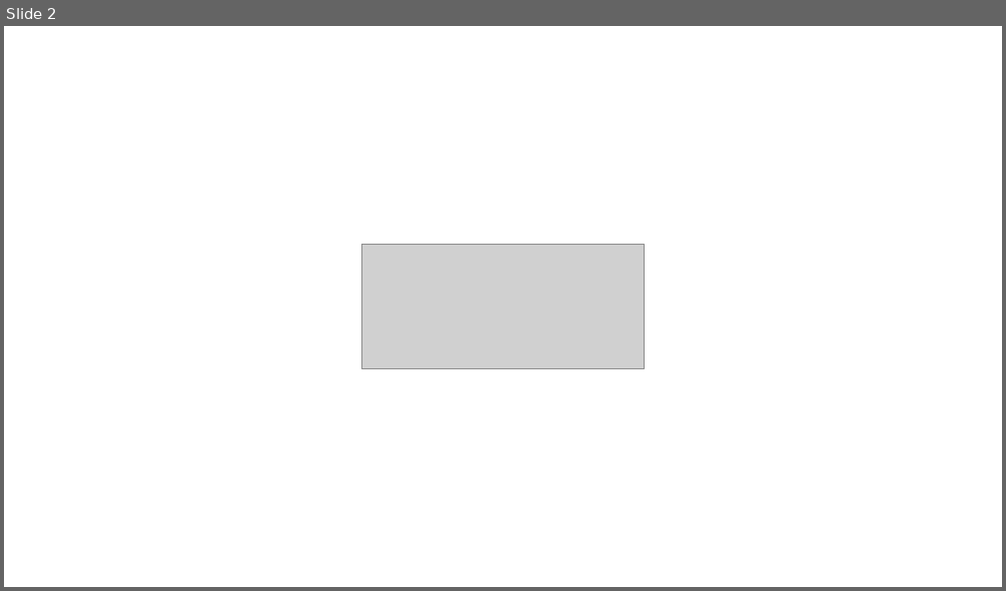
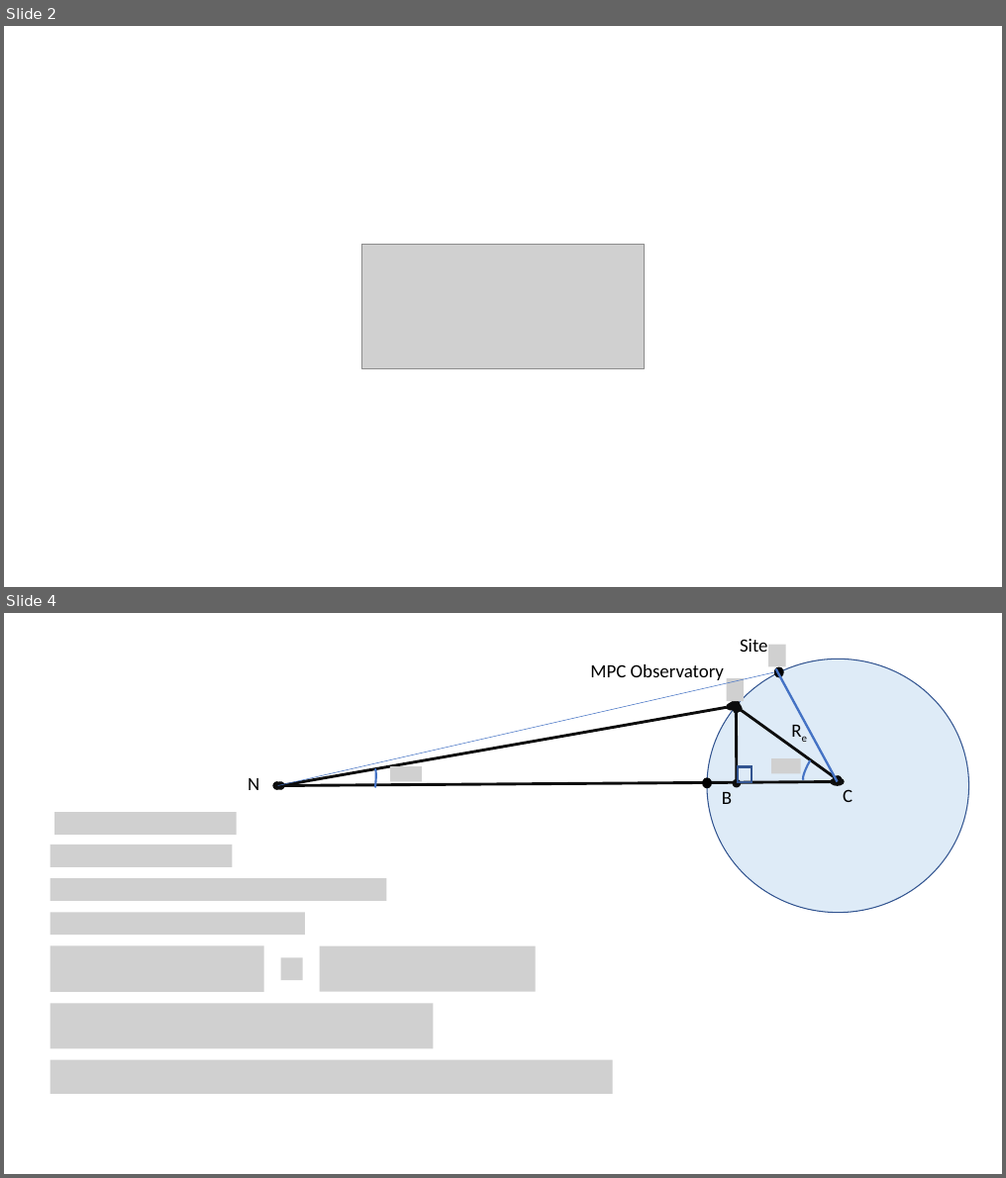
Before and after one commit to rrskybox/Hot-Pursuit, a slide deck: Hot Pursuit/IPS.pptx. Shown one above the other, each under a label of ours: slide 2 before the commit, slides 2 and 4 after it; the slides between them are not shown. The pictures are 1006x591 and 1006x1178 pixels, drawn with LibreOffice and Linux fonts; fonts in the diff are those of the drawing; grey boxes stand for pictures. Boxes give left, top, right and bottom in pixels: in the first picture for what was removed or moved away, otherwise in the second. Text is boxed around its words. In the diff, an @@ line names an element or a change of style, - is before the commit and + after.

```diff
--- a/Hot Pursuit/IPS.pptx
+++ b/Hot Pursuit/IPS.pptx
@@ slide 4 added at [4,613,1002,1174], background #FFFFFF @@
@@ text added at [740,639,768,652], 18 pt, text #000000 @@
+Site
@@ text added at [590,664,724,680], 18 pt, text #000000 @@
+MPC Observatory
@@ ellipse added at [707,659,969,912], fill #DEEBF7, outline #325491 1 pt @@
@@ picture added at [768,645,785,666] @@
@@ ellipse added at [775,667,784,677], fill #000000, outline #000000 1 pt @@
@@ line added from (776, 669) to (838, 782), #4472C4 2.25 pt @@
@@ line added from (278, 786) to (775, 672), #4472C4 0.5 pt @@
@@ picture added at [727,679,744,701] @@
@@ double arrow added from (734, 707) to (281, 786), #0D0D0D 2.75 pt @@
@@ double arrow added from (737, 707) to (838, 780), #0D0D0D 2.75 pt @@
@@ double arrow added from (737, 707) to (737, 783), #0D0D0D 2.75 pt @@
@@ text added at [784,715,819,745], 18 pt, text #000000 @@
+Re
@@ picture added at [771,759,801,774] @@
@@ arc (boxed as its full ellipse) added at [800,744,827,781], outline #4472C4 2 pt @@
@@ text added at [248,778,259,790], 18 pt, text #000000 @@
+N
@@ double arrow added from (838, 782) to (277, 786), #0D0D0D 2.75 pt @@
@@ arc (boxed as its full ellipse) added at [368,768,377,806], outline #4472C4 2 pt @@
@@ picture added at [390,766,422,781] @@
@@ ellipse added at [703,778,712,788], fill #000000, outline #000000 1 pt @@
@@ rectangle added at [738,767,751,782], outline #325491 2 pt @@
@@ text added at [843,789,852,802], 18 pt, text #000000 @@
+C
@@ picture added at [54,812,237,835] @@
@@ text added at [722,792,732,804], 18 pt, text #000000 @@
+B
@@ picture added at [51,845,233,866] @@
@@ picture added at [51,878,386,901] @@
@@ picture added at [51,912,305,935] @@
@@ picture added at [51,947,264,992] @@
@@ picture added at [281,959,303,980] @@
@@ picture added at [320,947,536,992] @@
@@ picture added at [51,1004,433,1050] @@
@@ picture added at [51,1059,613,1093] @@
```
Also in this commit, not shown: 1 slide changed, 1 other slide added, 14 other files.
